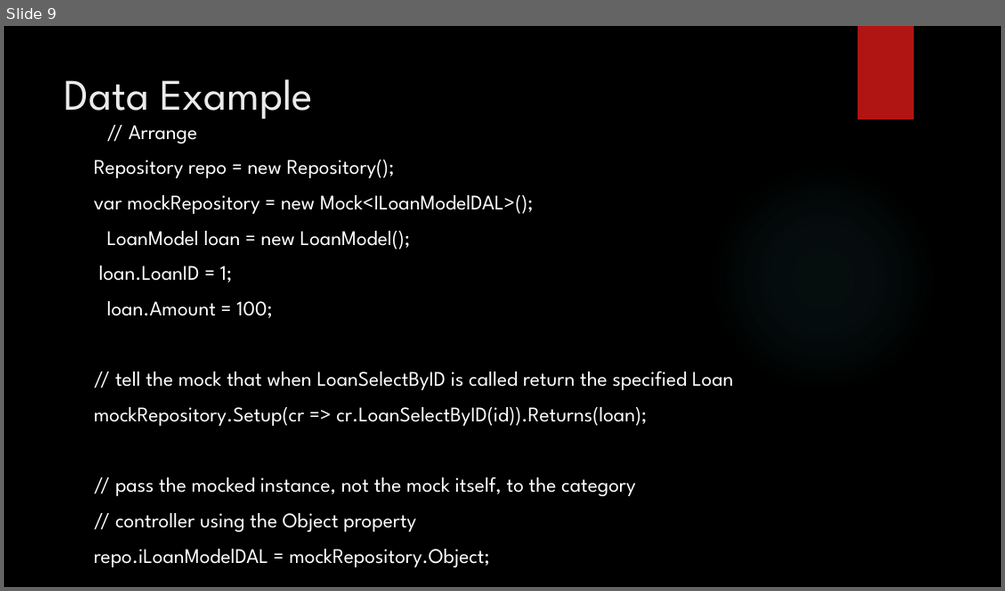
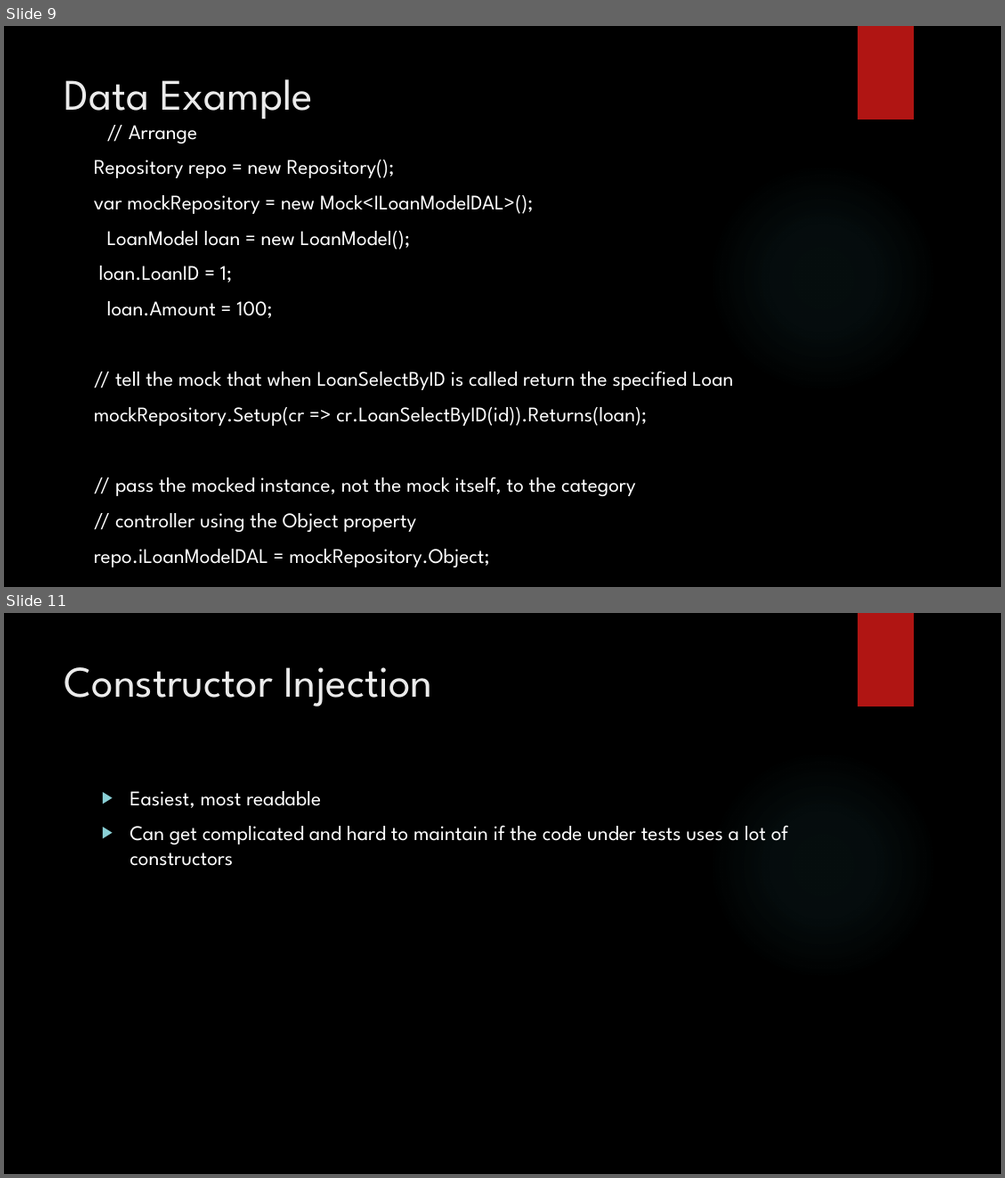
Before and after one commit to aeroradish/dotnet.unittestpresentation, a slide deck: UnitTestPresentation.pptx. Shown one above the other, each under a label of ours: slide 9 before the commit, slides 9 and 11 after it; the slides between them are not shown. The pictures are 1005x591 and 1005x1178 pixels, drawn with LibreOffice and Linux fonts; fonts in the diff are those of the drawing; background and template pictures are left out. Boxes give left, top, right and bottom in pixels: in the first picture for what was removed or moved away, otherwise in the second. Text is boxed around its words. In the diff, an @@ line names an element or a change of style, - is before the commit and + after.

```diff
--- a/UnitTestPresentation.pptx
+++ b/UnitTestPresentation.pptx
@@ slide 11 added at (x1=4, y1=613, x2=1001, y2=1174), background picture (left out); not listed: 2 template elements that a slide beside it also shows @@
@@ title added at (x1=65, y1=667, x2=432, y2=706), 42 pt, text #EBEBEB @@
+Constructor Injection
@@ text added at (x1=129, y1=791, x2=788, y2=866), 20 pt, text #FFFFFF @@
+▶ Easiest, most readable
+▶ Can get complicated and hard to maintain if the code under tests uses a lot of constructors
```
Also in this commit, not shown: 3 slides changed, 6 other slides added, 1 other file.
